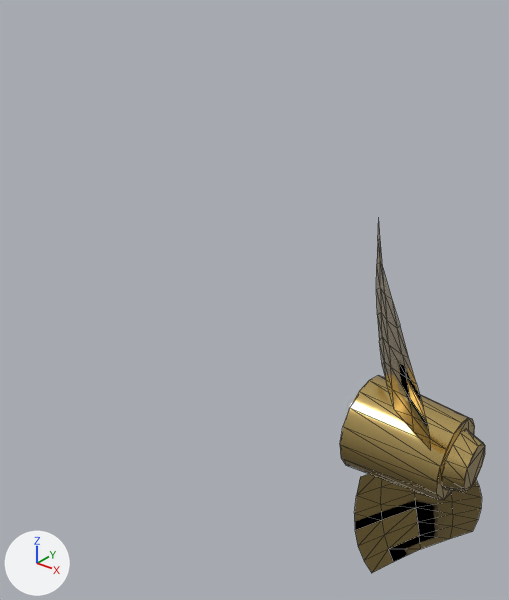
What one commit did to the glTF model boats/exports/steam/Propeller.glb.
Rendered twice from a 50 mm camera at (-2.804, -0.493, -0.209) aimed at (-3.21, 0.014, -0.523). Every picture has the same lights, and +X, +Y and +Z are marked at lower left. The older version comes first. Mesh edges are drawn as thin lines. Vertices at exactly the same position are counted once.

The older version as bpy lines, for what is in view:
```python
me_propeller = bpy.data.meshes.new('Propeller')
me_propeller.from_pydata(...)  # 126 vertices, 200 faces; spans x -0.046..0.062, y -0.116..0.116, z -0.209..0.209
me_propeller.materials.append(mat_brass)  # yellow #e2c47c
ob_propeller = bpy.data.objects.new('Propeller', me_propeller)
ob_propeller.location = (-3.02, 0.0, -0.6)
```
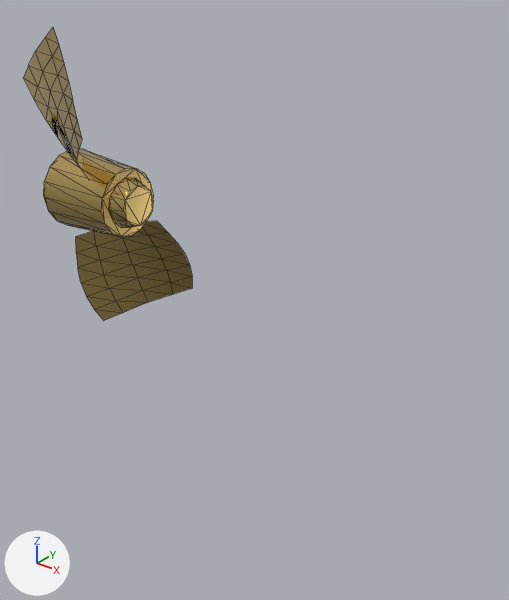
What differs and where, as boxes (x1, y1, x2, y2) in the pictures (509 x 600 px; the box of a moved part takes in the faces that stretch with it):
'Propeller', reshaped, moved (16% wider, 16% shorter)
    before: (340, 222, 485, 573)
    after: (23, 28, 192, 321)
part 1 of me_propeller, moved or reshaped
    before: (376, 222, 431, 450)
    after: (23, 28, 82, 170)
part 2 of me_propeller, moved or reshaped
    before: (354, 474, 482, 573)
    after: (76, 221, 192, 321)

The change, as a list of edits to the scene's bpy script:
```text
Change me_propeller:
    used by ob_propeller; location = (-3.02, 0.0, -0.6)
    remove me_propeller.from_pydata(...)  # 126 vertices, 200 faces; spans x -0.046..0.062, y -0.116..0.116, z -0.209..0.209
    add me_propeller.from_pydata(...)  # 126 vertices, 200 faces; spans x -0.046..0.062, y -0.104..0.104, z -0.176..0.176
    me_propeller part 1
    5 vertices in x -0.046..0.046, y -0.075..0.006, z 0.079..0.109 move by (0.0, 0.004, -0.011)
    5 vertices in x -0.035..0.035, y -0.116..-0.024, z 0.176..0.209 move by (0.0, 0.012, -0.033)
    4 vertices in x -0.046..0.046, y -0.088..0.002, z 0.102..0.135 move by (0.0, 0.006, -0.016)
    4 vertices in x -0.045..0.045, y -0.1..-0.005, z 0.126..0.161 move by (0.0, 0.008, -0.022)
    3 vertices in x -0.043..0.021, y -0.048..0.01, z 0.061..0.082 move by (0.0, 0.002, -0.005)
    3 vertices in x -0.041..-0.004, y -0.064..-0.014, z 0.167..0.185 move by (0.0, 0.01, -0.027)
    6 vertices move from x -0.027..0.043, y -0.109..-0.009, z 0.057..0.158 to x -0.027..0.043, y -0.099..-0.007, z 0.051..0.131
    me_propeller part 2
    29 vertices are removed from x -0.046..0.046, y -0.01..0.116, z -0.209..-0.057
    47 faces are deleted
    1 vertex moves from x -0.006, y 0.032, z -0.067 to x -0.006, y 0.03, z -0.062
    29 vertices are added at x -0.046..0.046, y -0.012..0.104, z -0.176..-0.051
    47 new faces join them
Change ob_propeller:
    ob_propeller.location: (-3.02, 0.0, -0.6) -> (-3.42, 0.0, -0.45)
```
